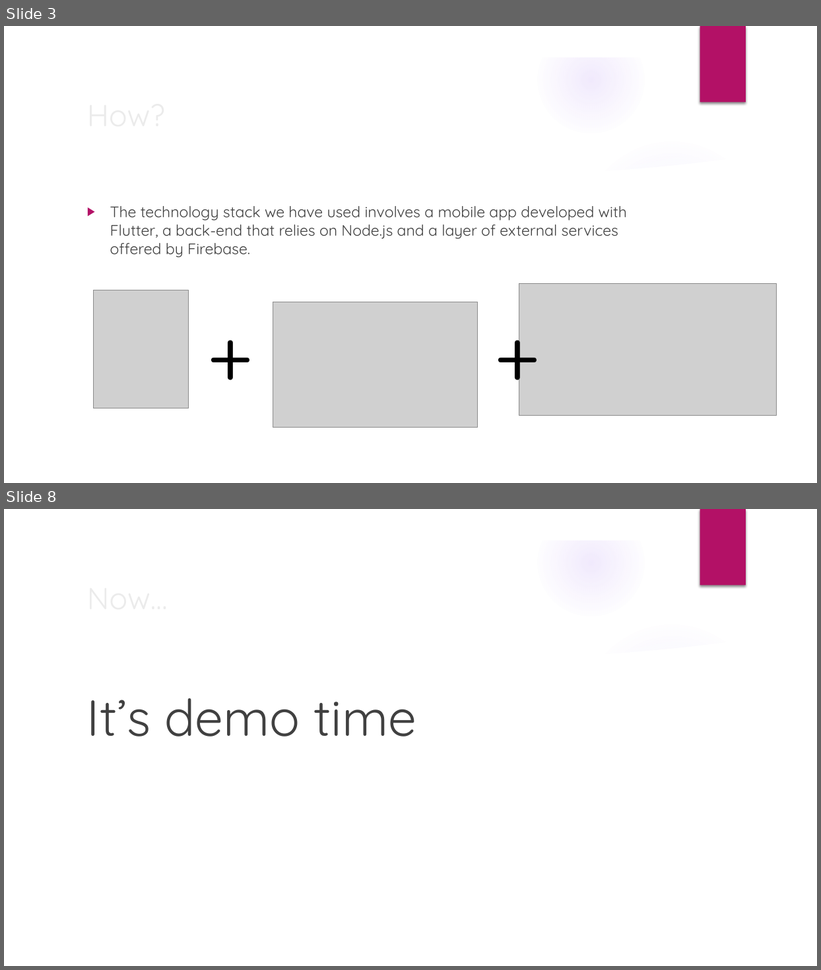
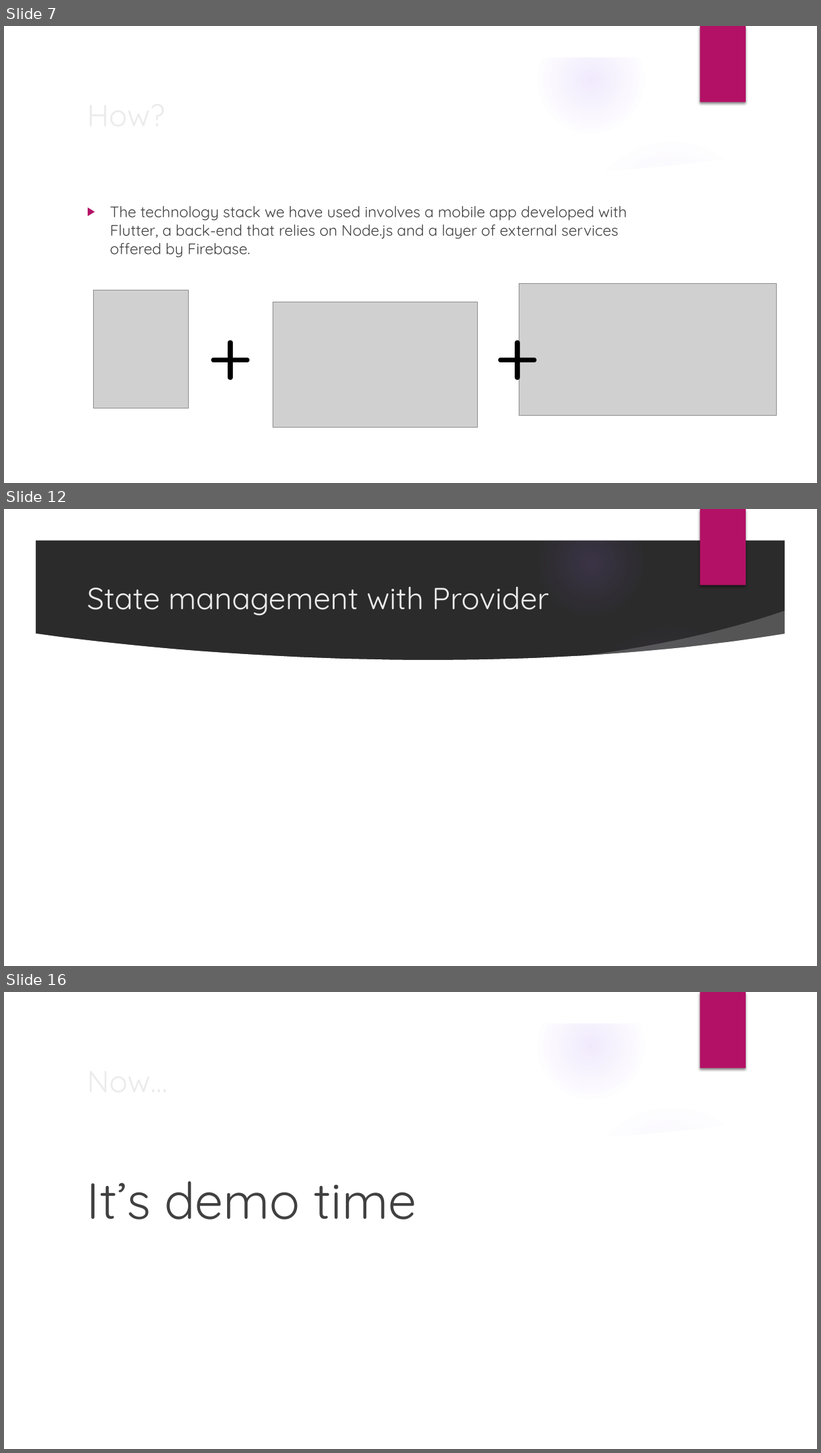
Before and after one commit to fedy97/Baddy-full-stack-app, a slide deck: documentation/Baddy_presentation.pptx. Shown one above the other, each under a label of ours: slides 3 and 8 before the commit, slides 7, 12 and 16 after it; the slides between them are not shown. The pictures are 821x970 and 821x1453 pixels, drawn with LibreOffice and Linux fonts; fonts in the diff are those of the drawing; grey boxes stand for pictures; background and template pictures are left out; a plain dark background stands for a picture behind light text. Boxes give left, top, right and bottom in pixels: in the first picture for what was removed or moved away, otherwise in the second. Text is boxed around its words. In the diff, an @@ line names an element or a change of style, - is before the commit and + after.

```diff
--- a/documentation/Baddy_presentation.pptx
+++ b/documentation/Baddy_presentation.pptx
@@ slide 12 added at (4, 509, 817, 966), background picture (left out); not listed: 9 template elements that a slide beside it also shows @@
@@ title added at (87, 587, 549, 616), 36 pt, text #EBEBEB @@
+State management with Provider
@@ what was slide 3 is now slide 7 @@
@@ what was slide 8 is now slide 16 @@
```
Also in this commit, not shown: 3 slides changed, 7 other slides added, 1 other file.
